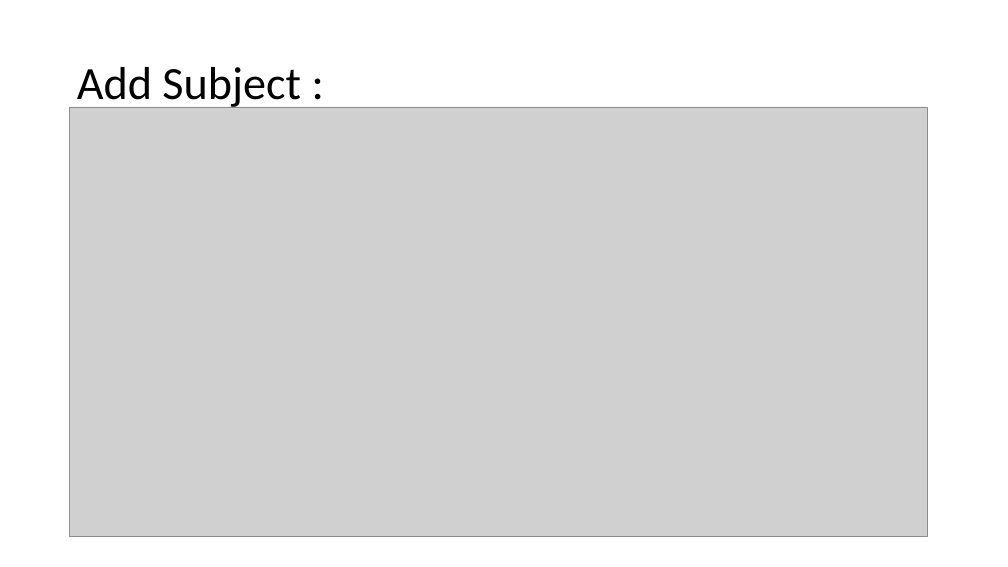
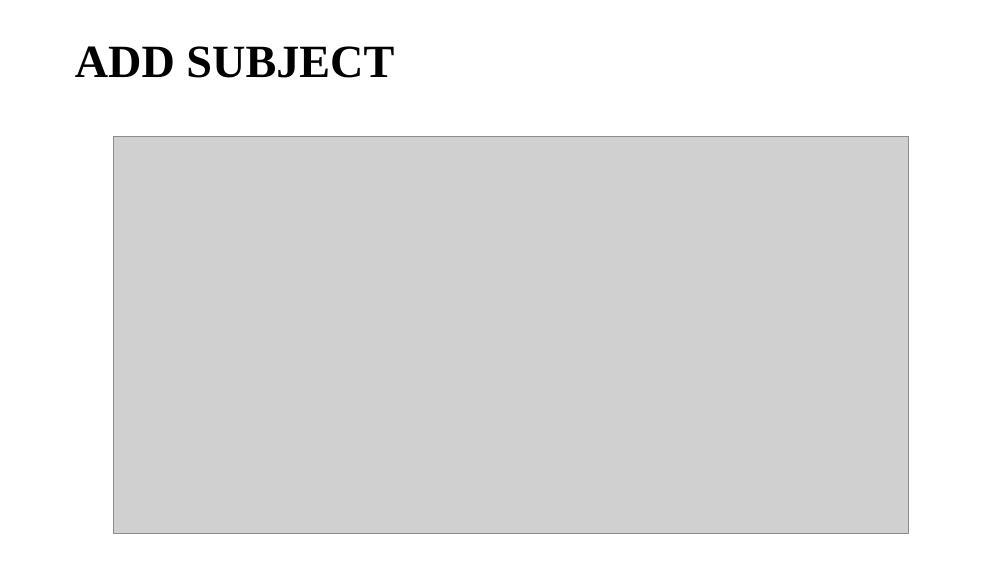
Before and after one commit to MSPVLPolytechnicCollege/Academic-Planner, a slide deck: slide 18 of review I.pptx. Drawn at 1008x567 pixels with LibreOffice and Linux fonts; fonts in the diff are those of the drawing; grey boxes stand for pictures. Boxes give left, top, right and bottom in pixels: in the first picture for what was removed or moved away, otherwise in the second. Text is boxed around its words. In the diff, an @@ line names an element or a change of style, - is before the commit and + after.

```diff
--- a/review I.pptx
+++ b/review I.pptx
@@ title at [75, 46, 394, 78]: text changed; font Calibri to Times New Roman; bold on @@
-Add Subject :
+ADD SUBJECT
@@ picture: place and size @@
-picture at [70, 107, 928, 538]
+picture at [113, 136, 908, 534]
```
Also in this commit, not shown: 3 other slides changed, 8 slides added, 7 slides removed.
